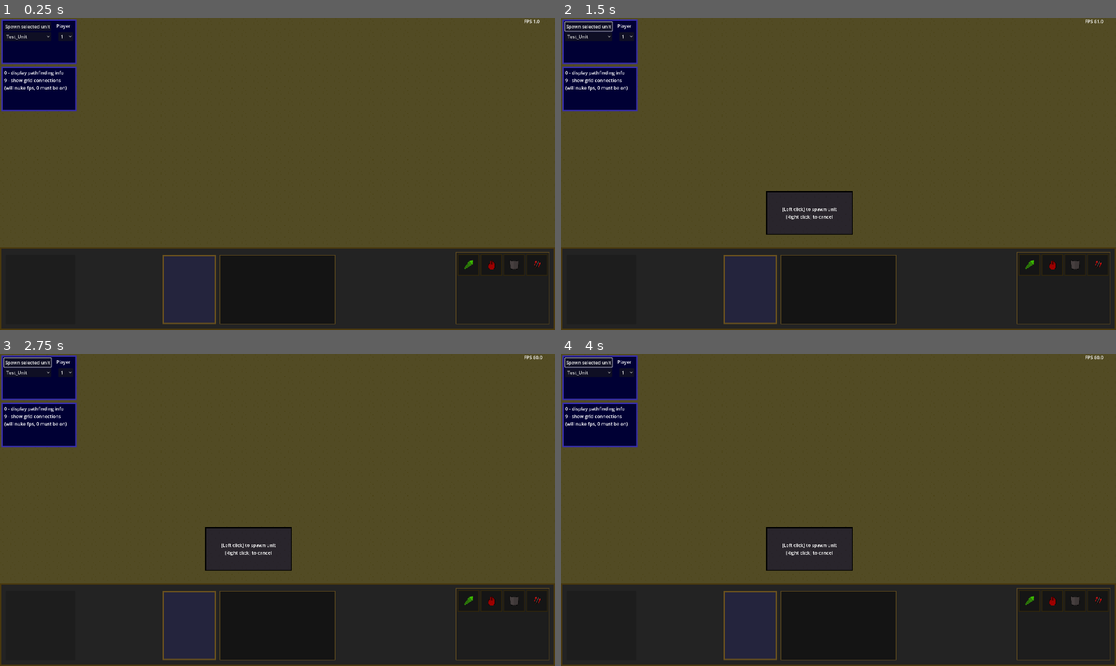
Above: before the commit, frames 1-4 (two rows, left to right).
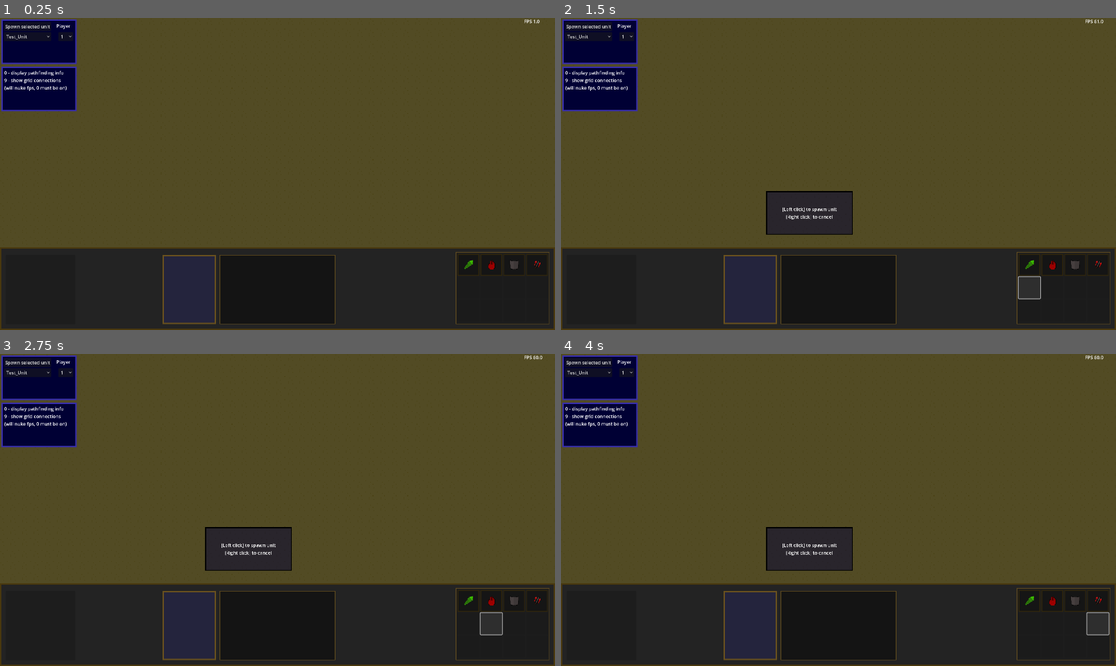
Above: after the commit, the same moments.

Repository: Matobro/skeletors
Game: Godot game, scene res://Dev/TestScene.tscn
Same seed, same stepped clock (60 frames per second), same inputs: the game is played once before the commit and once after it.
Inputs (mouse positions are in pixels of both pictures, inside the frame that each line leads up to):
- Up to frame 1 (0.25 s): no input
- Up to frame 2 (1.5 s): click "Spawn selected unit" at 0.5 s; click (1027, 286) at 1.27 s
- Up to frame 3 (2.75 s): click (493, 622) at 2.02 s
- Up to frame 4 (4 s): click (1077, 622) at 2.77 s; click (1099, 622) at 3.52 s

The runs differ from the first frame. In frame 2, 0.1% of the frame differs, in the area x 0-87%, y 1-91%; in frame 3, 0.1%; in frame 4, 0.1%, in the area x 0-99%, y 1-91%.

Commit message:
working on abilities

Diff:
--- a/RTS-System/Abilities/Data/Ability.gd
+++ b/RTS-System/Abilities/Data/Ability.gd
@@ -8,6 +8,7 @@
 @export var cooldown: float = 0.0
 @export var mana_cost: int
 
+@export var fx: FXResource
 
 func activate_ability(_position: Vector2, _world_node: Node, _caster_owner: Node) -> Node:
     push_error("activate_ability() isn't implemented in " + str(self))
--- /dev/null
+++ b/RTS-System/Abilities/Data/AbilityButton.gd
@@ -0,0 +1,15 @@
+extends Button
+
+var ability: Ability
+var unit_ref: Node
+var index: int
+
+func setup(ability_data: Ability, unit: Node, slot_index: int):
+	ability = ability_data
+	unit_ref = unit
+	index = slot_index
+	icon = ability.icon
+
+func _pressed():
+	if unit_ref:
+		unit_ref.cast_ability(index, get_global_mouse_position(), get_tree().current_scene)
--- a/RTS-System/Abilities/Data/AbilityHolder.gd
+++ b/RTS-System/Abilities/Data/AbilityHolder.gd
@@ -9,4 +9,4 @@
 func activate_ability(index: int, target = null, position = Vector2.ZERO):
     if index < 0 or index >= abilities.size():
         return
-    abilities[index].activate(target, position)
+    abilities[index].activate_ability(target, position, abilities[index].owner)
--- a/RTS-System/Abilities/Data/AoeRainAbility.gd
+++ b/RTS-System/Abilities/Data/AoeRainAbility.gd
@@ -7,36 +7,34 @@
 @export var duration: float
 @export var damage_per_wave: int
 @export var area_radius: float
-@export var effect_scene: PackedScene
-@export var effect_debuff: Resource
 
 func get_targets_in_area(position: Vector2, radius: float, world_node: Node):
-    var space_state = world_node.get_world_2d().direct_space_state
+	var space_state = world_node.get_world_2d().direct_space_state
 
-    var circle_shape = CircleShape2D.new()
-    circle_shape.radius = radius
+	var circle_shape = CircleShape2D.new()
+	circle_shape.radius = radius
 
-    var transform = Transform2D.IDENTITY
-    transform.origin = position
+	var transform = Transform2D.IDENTITY
+	transform.origin = position
 
-    var query = PhysicsShapeQueryParameters2D.new()
-    query.shape = circle_shape
-    query.transform = transform
-    query.collide_with_areas = false
-    query.collide_with_bodies = true
-    query.collision_layer = 1
+	var query = PhysicsShapeQueryParameters2D.new()
+	query.shape = circle_shape
+	query.transform = transform
+	query.collide_with_areas = false
+	query.collide_with_bodies = true
 
-    var results = space_state.intersect_shape(query, 32)
+	var results = space_state.intersect_shape(query, 32)
 
-    var targets = []
-    for hit in results:
-        var collider = hit.collider
-        if collider and collider.is_in_group("units"):
-            targets.append(collider)
+	var targets = []
+	for hit in results:
+		var collider = hit.collider
+		if collider and collider.is_in_group("unit"):
+			targets.append(collider)
 
-    return targets
+	return targets
 
 func activate_ability(position: Vector2, world_node: Node, caster_owner: Node) -> Node:
-    var instance = AoeRainAbilityInstance.new()
-    instance.setup(self, position, world_node, caster_owner)
-    return instance
+	print("casting ability at: ", position)
+	var instance = AoeRainAbilityInstance.new()
+	instance.setup(self, position, world_node, caster_owner)
+	return instance
--- /dev/null
+++ b/RTS-System/Abilities/Data/ParticleManager.gd
@@ -0,0 +1,27 @@
+extends Node
+
+var fx_map: Dictionary = {}
+
+func _ready() -> void:
+	var dir := DirAccess.open("res://RTS-System/Abilities/FX/FXResources/")
+	if dir:
+		dir.list_dir_begin()
+		var file_name = dir.get_next()
+		while file_name != "":
+			if file_name.ends_with(".tres"):
+				var path = "res://RTS-System/Abilities/FX/FXResources/" + file_name
+				var fx_res = load(path)
+				if fx_res is FXResource:
+					fx_map[file_name.get_basename()] = fx_res
+			file_name = dir.get_next()
+
+func play_fx(fx_res: FXResource, position: Vector2):
+	if !fx_res: return
+
+	var fx = fx_res.fx_scene.instantiate()
+	fx.position = position
+	fx.fx_texture = fx_res.texture
+	fx.fx_color = fx_res.color
+	fx.fx_scale = fx_res.scale
+	fx.fx_duration = fx_res.duration
+	get_tree().current_scene.add_child(fx)
--- /dev/null
+++ b/RTS-System/Abilities/FX/FXResource.gd
@@ -0,0 +1,10 @@
+extends Resource
+
+class_name FXResource
+
+@export var display_name: String
+@export var fx_scene: PackedScene
+@export var texture: Texture2D
+@export var color: Gradient
+@export var scale: float = 1.0
+@export var duration: float = 1.0
--- /dev/null
+++ b/RTS-System/Abilities/FX/FXResources/FX_Rain.tres
@@ -0,0 +1,17 @@
+[gd_resource type="Resource" script_class="FXResource" load_steps=5 format=3 uid="uid://c30nxjg4preeu"]
+
+[ext_resource type="PackedScene" uid="uid://cltk34p0wrw66" path="res://RTS-System/Abilities/FX/FXScenes/FX_Rain.tscn" id="1_1fbyv"]
+[ext_resource type="Script" uid="uid://csbo11pi5e5t1" path="res://RTS-System/Abilities/FX/FXResource.gd" id="1_gkq2w"]
+[ext_resource type="Texture2D" uid="uid://1vjudbifsc40" path="res://RTS-System/Abilities/FX/Textures/Test_Particle_Texture.png" id="3_4ttco"]
+
+[sub_resource type="Gradient" id="Gradient_d02re"]
+
+[resource]
+script = ExtResource("1_gkq2w")
+display_name = ""
+fx_scene = ExtResource("1_1fbyv")
+texture = ExtResource("3_4ttco")
+color = SubResource("Gradient_d02re")
+scale = 1.0
+duration = 1.0
+metadata/_custom_type_script = "uid://csbo11pi5e5t1"
--- /dev/null
+++ b/RTS-System/Abilities/FX/FXScenes/FX_Rain.tscn
@@ -0,0 +1,25 @@
+[gd_scene load_steps=4 format=3 uid="uid://cltk34p0wrw66"]
+
+[ext_resource type="Script" uid="uid://beowqfyv1e4wc" path="res://RTS-System/Abilities/FX/FX_Base.gd" id="1_tevjb"]
+[ext_resource type="Texture2D" uid="uid://1vjudbifsc40" path="res://RTS-System/Abilities/FX/Textures/Test_Particle_Texture.png" id="2_x6r1l"]
+
+[sub_resource type="ParticleProcessMaterial" id="ParticleProcessMaterial_2nqdy"]
+particle_flag_disable_z = true
+emission_shape_scale = Vector3(5, 0, 0)
+emission_shape = 1
+emission_sphere_radius = 30.0
+angle_min = 1.07288e-05
+angle_max = 1.07288e-05
+direction = Vector3(0, 1, 0)
+spread = 0.0
+initial_velocity_min = 150.0
+initial_velocity_max = 150.0
+gravity = Vector3(0, 98, 0)
+
+[node name="FX_Rain" type="Node2D"]
+z_index = 100
+script = ExtResource("1_tevjb")
+fx_texture = ExtResource("2_x6r1l")
+
+[node name="GPUParticles2D" type="GPUParticles2D" parent="."]
+process_material = SubResource("ParticleProcessMaterial_2nqdy")
--- /dev/null
+++ b/RTS-System/Abilities/FX/FX_Base.gd
@@ -0,0 +1,24 @@
+extends Node2D
+
+@export var fx_texture: Texture2D
+@export var fx_color: Gradient
+@export var fx_scale: float = 1.0
+@export var fx_duration: float = 1.0
+@export var auto_free: bool = true
+
+func _ready() -> void:
+	var particles := $GPUParticles2D
+	var mat = particles.process_material as ParticleProcessMaterial
+
+	if fx_texture:
+		particles.texture = fx_texture
+	if fx_color:
+		mat.color_ramp = fx_color
+
+	mat.scale = Vector2(fx_scale, fx_scale)
+	particles.lifetime = fx_duration
+	particles.emitting = true
+
+	if auto_free:
+		await get_tree().create_timer(fx_duration).timeout
+		queue_free()
--- /dev/null
+++ b/RTS-System/Abilities/FX/FX_Base.tscn
@@ -0,0 +1,22 @@
+[gd_scene load_steps=3 format=3 uid="uid://dyysgvwqgyg7h"]
+
+[ext_resource type="Script" uid="uid://beowqfyv1e4wc" path="res://RTS-System/Abilities/FX/FX_Base.gd" id="1_i52ia"]
+
+[sub_resource type="ParticleProcessMaterial" id="ParticleProcessMaterial_2nqdy"]
+particle_flag_disable_z = true
+emission_shape_scale = Vector3(5, 0, 0)
+emission_shape = 1
+emission_sphere_radius = 30.0
+angle_min = 1.07288e-05
+angle_max = 1.07288e-05
+direction = Vector3(0, 1, 0)
+spread = 0.0
+initial_velocity_min = 150.0
+initial_velocity_max = 150.0
+gravity = Vector3(0, 98, 0)
+
+[node name="FX" type="Node2D"]
+script = ExtResource("1_i52ia")
+
+[node name="GPUParticles2D" type="GPUParticles2D" parent="."]
+process_material = SubResource("ParticleProcessMaterial_2nqdy")
--- a/RTS-System/Abilities/Logic/AoeRainAbilityInstance.gd
+++ b/RTS-System/Abilities/Logic/AoeRainAbilityInstance.gd
@@ -18,7 +18,7 @@
     wave_timer = Timer.new()
     wave_timer.wait_time = abiliy_config.duration / abiliy_config.wave_count
     wave_timer.one_shot = false
-    add_child(wave_timer)
+    ParticleManager.add_child(wave_timer)
     wave_timer.timeout.connect(_on_wave_timeout)
     wave_timer.start()
 
@@ -37,18 +37,17 @@
 
 func perform_wave():
     var targets = abiliy_config.get_targets_in_area(position, abiliy_config.area_radius, world_node)
+
+    if abiliy_config.fx:
+        ParticleManager.play_fx(abiliy_config.fx, position)
+
     for target in targets:
         ##if check ally orsomething
             ##continue
 
+        print("hit ", target)
         var damage = abiliy_config.damage_per_wave
         target.take_damage(damage)
 
         #if abiliy_config.effect_debuff != null:
             #target.apply.effect(abiliy_config.effect_debuff)
-
-func spawn_effect():
-    if abiliy_config.effect_scene != null:
-        var effect = abiliy_config.effect_scene.instantiate()
-        effect.global_position = position
-        world_node.add_child(effect)
--- a/RTS-System/Abilities/Resources/Rain of Fire.tres
+++ b/RTS-System/Abilities/Resources/Rain of Fire.tres
@@ -1,16 +1,18 @@
-[gd_resource type="Resource" script_class="AoeRainAbility" load_steps=3 format=3 uid="uid://dbmfys26ty1pb"]
+[gd_resource type="Resource" script_class="AoeRainAbility" load_steps=4 format=3 uid="uid://dbmfys26ty1pb"]
 
+[ext_resource type="Resource" uid="uid://c30nxjg4preeu" path="res://RTS-System/Abilities/FX/FXResources/FX_Rain.tres" id="1_i1uh8"]
 [ext_resource type="Script" uid="uid://dndt3a0urcey0" path="res://RTS-System/Abilities/Data/AoeRainAbility.gd" id="1_n14ki"]
 [ext_resource type="Texture2D" uid="uid://bnpibg1likgcq" path="res://RTS-System/Abilities/Icons/RainofFire_Icon.png" id="1_rw545"]
 
 [resource]
 script = ExtResource("1_n14ki")
-wave_count = 0
-duration = 0.0
-damage_per_wave = 0
-area_radius = 0.0
-name = ""
+wave_count = 10
+duration = 10.0
+damage_per_wave = 1
+area_radius = 100.0
+name = "Rain of Fire"
 icon = ExtResource("1_rw545")
-cooldown = 0.1
+cooldown = 1.0
 mana_cost = 0
+fx = ExtResource("1_i1uh8")
 metadata/_custom_type_script = "uid://dndt3a0urcey0"
--- a/RTS-System/Entities/Data/Unit.gd
+++ b/RTS-System/Entities/Data/Unit.gd
@@ -71,6 +71,10 @@
 	state_machine.animation_player = animation_player
 	state_machine.animation_library = animation_library
 	state_machine.parent = self
+
+	data.parent = self
+	var rof = load("res://RTS-System/Abilities/Resources/Rain of Fire.tres")
+	abilities.append(rof)
 
 	#hp_bar.set_bar_position(animation_player.get_frame_size().y, animation_player.scale.y, animation_player.position.y)
 
--- a/RTS-System/Entities/Data/UnitData.gd
+++ b/RTS-System/Entities/Data/UnitData.gd
@@ -12,6 +12,7 @@
 @export var avatar: SpriteFrames
 @export var stats: BaseStatData
 
+var parent = null
 var hero: Hero = null
 
 func get_unit_type() -> String:
--- a/RTS-System/Player/PlayerInput.gd
+++ b/RTS-System/Player/PlayerInput.gd
@@ -95,6 +95,14 @@
 		issue_stop_command(get_key_event_info())
 	elif event.is_action_pressed("h"):
 		issue_hold_command(get_key_event_info())
+	elif selected_units.size() > 0:
+		match event.keycode:
+			KEY_Q:
+				selected_units[0].cast_ability(0, get_global_mouse_position(), get_tree().current_scene)
+			KEY_W:
+				selected_units[0].cast_ability(1, get_global_mouse_position(), get_tree().current_scene)
+			KEY_E:
+				selected_units[0].cast_ability(2, get_global_mouse_position(), get_tree().current_scene)
 
 func handle_mouse_input(event):
 	if !is_input_enabled:
--- a/RTS-System/Player/PlayerUI.gd
+++ b/RTS-System/Player/PlayerUI.gd
@@ -38,6 +38,18 @@
 @onready var level_label = $HeroStats/Level
 @onready var current_control_group = $CurrentControlGrid
 
+@onready var ability_buttons = [
+	$ActionMenu/GridContainer/AbilityButton0,
+	$ActionMenu/GridContainer/AbilityButton1,
+	$ActionMenu/GridContainer/AbilityButton2,
+	$ActionMenu/GridContainer/AbilityButton3,
+	$ActionMenu/GridContainer/AbilityButton4,
+	$ActionMenu/GridContainer/AbilityButton5,
+	$ActionMenu/GridContainer/AbilityButton6,
+	$ActionMenu/GridContainer/AbilityButton7,
+
+]
+
 var control_group_array = []
 var ui_hidden = false
 var current_data: UnitData
@@ -224,6 +236,13 @@
 	mana_bar.value = stats.current_mana
 	mana_bar_label.text = str(stats.current_mana, "/", stats.max_mana)
 
+	for i in ability_buttons.size():
+		var button = ability_buttons[i]
+		if i < data.parent.abilities.size():
+			button.visible = true
+			button.setup(data.parent.abilities[i], data.parent, i)
+		else:
+			button.visible = false
 ########################################################################
 ### UPDATE UI ##########################################################
 ########################################################################
--- a/RTS-System/Player/PlayerUI.tscn
+++ b/RTS-System/Player/PlayerUI.tscn
@@ -1,10 +1,11 @@
-[gd_scene load_steps=24 format=3 uid="uid://44m1veg1thkm"]
+[gd_scene load_steps=25 format=3 uid="uid://44m1veg1thkm"]
 
 [ext_resource type="Script" uid="uid://dtvvveravq00x" path="res://RTS-System/Player/PlayerUI.gd" id="1_mb3tw"]
 [ext_resource type="Texture2D" uid="uid://f8758o682hq6" path="res://RTS-System/Commands/UI/Move.png" id="1_qbo8c"]
 [ext_resource type="Texture2D" uid="uid://wg4ahtxtfu3a" path="res://RTS-System/Commands/UI/Stop.png" id="2_2ncyk"]
 [ext_resource type="Texture2D" uid="uid://dj0gxf8y644j7" path="res://RTS-System/Commands/UI/Hold_Position.png" id="3_1i0l3"]
 [ext_resource type="Texture2D" uid="uid://cj72b3uo7vdg1" path="res://RTS-System/Commands/UI/AttackMove.png" id="4_mb3tw"]
+[ext_resource type="Script" uid="uid://c6vcku5pmoowr" path="res://RTS-System/Abilities/Data/AbilityButton.gd" id="6_bkqy6"]
 
 [sub_resource type="StyleBoxFlat" id="StyleBoxFlat_0sfn1"]
 bg_color = Color(0.136826, 0.136826, 0.136826, 1)
@@ -190,6 +191,62 @@
 texture = ExtResource("4_mb3tw")
 expand_mode = 2
 stretch_mode = 3
+
+[node name="AbilityButton0" type="Button" parent="ActionMenu/GridContainer"]
+custom_minimum_size = Vector2(75, 75)
+layout_mode = 2
+icon_alignment = 1
+expand_icon = true
+script = ExtResource("6_bkqy6")
+
+[node name="AbilityButton1" type="Button" parent="ActionMenu/GridContainer"]
+custom_minimum_size = Vector2(75, 75)
+layout_mode = 2
+icon_alignment = 1
+expand_icon = true
+script = ExtResource("6_bkqy6")
+
+[node name="AbilityButton2" type="Button" parent="ActionMenu/GridContainer"]
+custom_minimum_size = Vector2(75, 75)
+layout_mode = 2
+icon_alignment = 1
+expand_icon = true
+script = ExtResource("6_bkqy6")
+
+[node name="AbilityButton3" type="Button" parent="ActionMenu/GridContainer"]
+custom_minimum_size = Vector2(75, 75)
+layout_mode = 2
+icon_alignment = 1
+expand_icon = true
+script = ExtResource("6_bkqy6")
+
+[node name="AbilityButton4" type="Button" parent="ActionMenu/GridContainer"]
+custom_minimum_size = Vector2(75, 75)
+layout_mode = 2
+icon_alignment = 1
+expand_icon = true
+script = ExtResource("6_bkqy6")
+
+[node name="AbilityButton5" type="Button" parent="ActionMenu/GridContainer"]
+custom_minimum_size = Vector2(75, 75)
+layout_mode = 2
+icon_alignment = 1
+expand_icon = true
+script = ExtResource("6_bkqy6")
+
+[node name="AbilityButton6" type="Button" parent="ActionMenu/GridContainer"]
+custom_minimum_size = Vector2(75, 75)
+layout_mode = 2
+icon_alignment = 1
+expand_icon = true
+script = ExtResource("6_bkqy6")
+
+[node name="AbilityButton7" type="Button" parent="ActionMenu/GridContainer"]
+custom_minimum_size = Vector2(75, 75)
+layout_mode = 2
+icon_alignment = 1
+expand_icon = true
+script = ExtResource("6_bkqy6")
 
 [node name="Panel" type="Panel" parent="."]
 offset_left = -398.0
--- a/project.godot
+++ b/project.godot
@@ -23,6 +23,7 @@
 UnitHandler="*res://Game/Data/Main/UnitHandler.gd"
 UnitSpawner="*res://Game/WaveSystem/UnitSpawner.gd"
 PlayerManager="*res://RTS-System/Entities/Data/PlayerManager.gd"
+ParticleManager="*res://RTS-System/Abilities/Data/ParticleManager.gd"
 
 [display]
 
@@ -85,6 +86,26 @@
 "events": [Object(InputEventKey,"resource_local_to_scene":false,"resource_name":"","device":-1,"window_id":0,"alt_press …(191 unchanged characters)…
 ]
 }
+q={
+"deadzone": 0.2,
+"events": [Object(InputEventKey,"resource_local_to_scene":false,"resource_name":"","device":-1,"window_id":0,"alt_pressed":false,"shift_pressed":false,"ctrl_pressed":false,"meta_pressed":false,"pressed":false,"keycode":0,"physical_keycode":81,"key_label":0,"unicode":113,"location":0,"echo":false,"script":null)
+]
+}
+w={
+"deadzone": 0.2,
+"events": [Object(InputEventKey,"resource_local_to_scene":false,"resource_name":"","device":-1,"window_id":0,"alt_pressed":false,"shift_pressed":false,"ctrl_pressed":false,"meta_pressed":false,"pressed":false,"keycode":0,"physical_keycode":87,"key_label":0,"unicode":119,"location":0,"echo":false,"script":null)
+]
+}
+e={
+"deadzone": 0.2,
+"events": [Object(InputEventKey,"resource_local_to_scene":false,"resource_name":"","device":-1,"window_id":0,"alt_pressed":false,"shift_pressed":false,"ctrl_pressed":false,"meta_pressed":false,"pressed":false,"keycode":0,"physical_keycode":69,"key_label":0,"unicode":101,"location":0,"echo":false,"script":null)
+]
+}
+r={
+"deadzone": 0.2,
+"events": [Object(InputEventKey,"resource_local_to_scene":false,"resource_name":"","device":-1,"window_id":0,"alt_pressed":false,"shift_pressed":false,"ctrl_pressed":false,"meta_pressed":false,"pressed":false,"keycode":0,"physical_keycode":82,"key_label":0,"unicode":114,"location":0,"echo":false,"script":null)
+]
+}
 
 [rendering]
 
Not shown, added: RTS-System/Abilities/Data/AbilityButton.gd.uid
Not shown, added: RTS-System/Abilities/Data/ParticleManager.gd.uid
Not shown, added: RTS-System/Abilities/FX/FXResource.gd.uid
Not shown, added: RTS-System/Abilities/FX/FX_Base.gd.uid
Binary file added: RTS-System/Abilities/FX/Textures/Test_Particle_Texture.png
Not shown, added: RTS-System/Abilities/FX/Textures/Test_Particle_Texture.png.import
